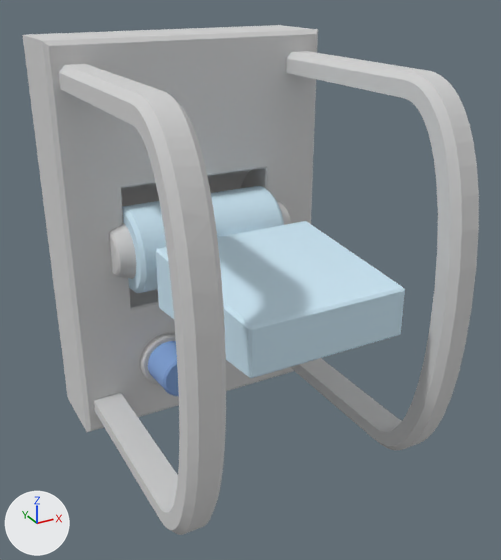
The glTF model assets/models/kit/toggle_switch/toggle_switch.glb, before and after one commit.
Both versions are drawn from a camera (50 mm lens) standing at (-0.0711, -0.1761, 0.0627) and looking at (0.0012, -0.0446, -0.003). The axes (+X, +Y, +Z) are drawn at lower left. The lights are the same throughout. The picture after the commit comes second. Where no turn or scale is listed for an object, it has been applied to the vertices.

The scene before the commit, as lines of its bpy script (objects in view):
```python
me_housing = bpy.data.meshes.new('Housing')
me_housing.from_pydata(...)  # 1146 vertices, 2296 faces; spans x -0.035..0.035, y -0.085..0.0, z -0.05..0.05
me_housing.materials.append(mat_0_647059_0_647059_0_647059_0_000000_0_000000)  # light grey #d2d2d2
me_indicatorlight = bpy.data.meshes.new('IndicatorLight')
me_indicatorlight.from_pydata(...)  # 174 vertices, 344 faces; spans x -0.01767..-0.00567, y -0.032..-0.022, z -0.03897..-0.02698
me_indicatorlight.materials.append(mat_0_231373_0_380392_0_705882_0_000000_0_000000)  # blue #84a6db
me_switch = bpy.data.meshes.new('Switch')
me_switch.from_pydata(...)  # 277 vertices, 550 faces; spans x 0.0..0.04, y -0.06..0.0109, z -0.011..0.011
me_switch.materials.append(mat_0_615686_0_811765_0_929412_0_000000_0_000000)  # blue #cee9f7
ob_housing = bpy.data.objects.new('Housing', me_housing)
ob_housing.location = (0.0, 0.0, 0.0)
ob_indicatorlight = bpy.data.objects.new('IndicatorLight', me_indicatorlight)
ob_indicatorlight.location = (0.0, 0.0, 0.0)
ob_switch = bpy.data.objects.new('Switch', me_switch)
ob_switch.location = (-0.0205, -0.02, 0.0)
```
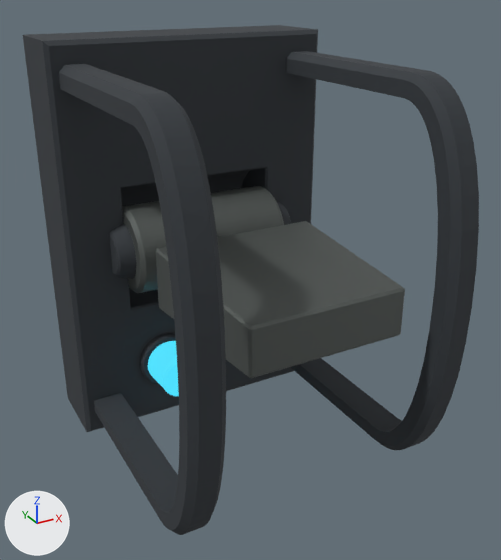
Commit message: Kit: palette colours for the toggle switch

The change, as a list of edits to the scene's bpy script:
```text
Add mat_fitting_grey:
    mat_fitting_grey = principled_material('fitting_grey')
    mat_fitting_grey.base_color = (0.119, 0.133, 0.126)  # dark grey #616663
    mat_fitting_grey.metallic = 0.55
    mat_fitting_grey.roughness = 0.55
Add mat_led_cyan:
    mat_led_cyan = principled_material('led_cyan')
    mat_led_cyan.base_color = (0.00155, 0.00394, 0.0049)  # black #050d0f
    mat_led_cyan.roughness = 0.85
    mat_led_cyan.emission_color = (0.0712, 0.732, 0.969)  # cyan #4bdefb
    mat_led_cyan.emission_strength = 1.0
Add mat_fitting_dark_grey:
    mat_fitting_dark_grey = principled_material('fitting_dark_grey')
    mat_fitting_dark_grey.base_color = (0.0331, 0.0397, 0.047)  # dark grey #33383d
    mat_fitting_dark_grey.roughness = 0.85
Change me_housing:
    where me_housing.from_pydata(...)  # 1146 vertices, 2296 faces; spans x -0.035..0.035, y -0.085..0.0, z -0.05..0.05
    remove me_housing.materials.append(mat_0_647059_0_647059_0_647059_0_000000_0_000000)  # light grey #d2d2d2
    add me_housing.materials.append(mat_fitting_dark_grey)  # dark grey #33383d
Change me_indicatorlight:
    where me_indicatorlight.from_pydata(...)  # 174 vertices, 344 faces; spans x -0.01767..-0.00567, y -0.032..-0.022, z -0.03897..-0.02698
    remove me_indicatorlight.materials.append(mat_0_231373_0_380392_0_705882_0_000000_0_000000)  # blue #84a6db
    add me_indicatorlight.materials.append(mat_led_cyan)  # black #050d0f, glowing cyan #4bdefb
Change me_switch:
    where me_switch.from_pydata(...)  # 277 vertices, 550 faces; spans x 0.0..0.04, y -0.06..0.0109, z -0.011..0.011
    remove me_switch.materials.append(mat_0_615686_0_811765_0_929412_0_000000_0_000000)  # blue #cee9f7
    add me_switch.materials.append(mat_fitting_grey)  # dark grey #616663
```

What differs and where, as boxes (x1, y1, x2, y2) in the pictures (501 x 560 px):
'Housing', recoloured (light grey to dark grey)
    both: (23, 25, 479, 535)
'Switch', recoloured (blue to dark grey)
    both: (122, 186, 405, 378)
'IndicatorLight', recoloured (blue to cyan)
    both: (148, 341, 179, 396)
